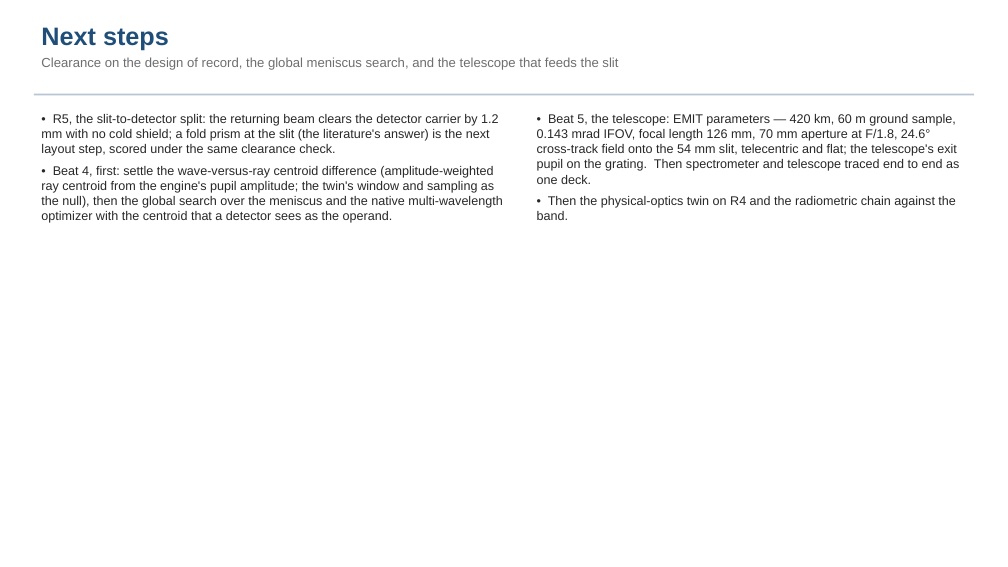
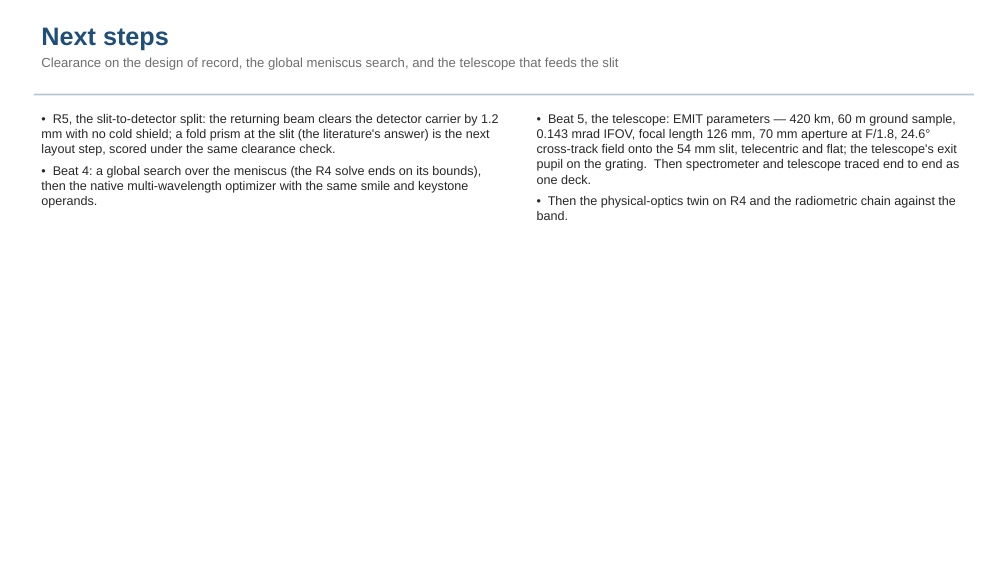
Before and after one commit to nasa-jpl/macos, a slide deck: slide 19 of demo_session/deck_dyson.pptx (slide 18 before the commit). Drawn at 1008x567 pixels with LibreOffice and Linux fonts; fonts in the diff are those of the drawing. Boxes give left, top, right and bottom in pixels: in the first picture for what was removed or moved away, otherwise in the second. Text is boxed around its words. In the diff, an @@ line names an element or a change of style, - is before the commit and + after.

```diff
--- a/demo_session/deck_dyson.pptx
+++ b/demo_session/deck_dyson.pptx
@@ text at box(41, 166, 481, 208): text changed @@
-• Beat 4, first: settle the wave-versus-ray centroid difference (amplitude-weighted ray centroid from the engine's pupil amplitude; the twin's window and sampling as the null), then the global search over the meniscus and the native multi-wavelength optimizer with the centroid that a detector sees as the operand.
+• Beat 4: a global search over the meniscus (the R4 solve ends on its bounds), then the native multi-wavelength optimizer with the same smile and keystone operands.
```
Also in this commit, not shown: 7 other slides changed, 3 slides added, 1 slide removed, 3 other files.
